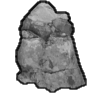
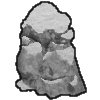
Two versions of the same layered image (100x100). Layer-by-layer changes:
added layer "snow outline" above "snow" over [15,1,87,100]
added layer "snow" above "line" over [15,2,79,92]
hid "line", painted on it over [15,0,87,100]
painted on "Pasted Layer" over [15,1,87,99]
